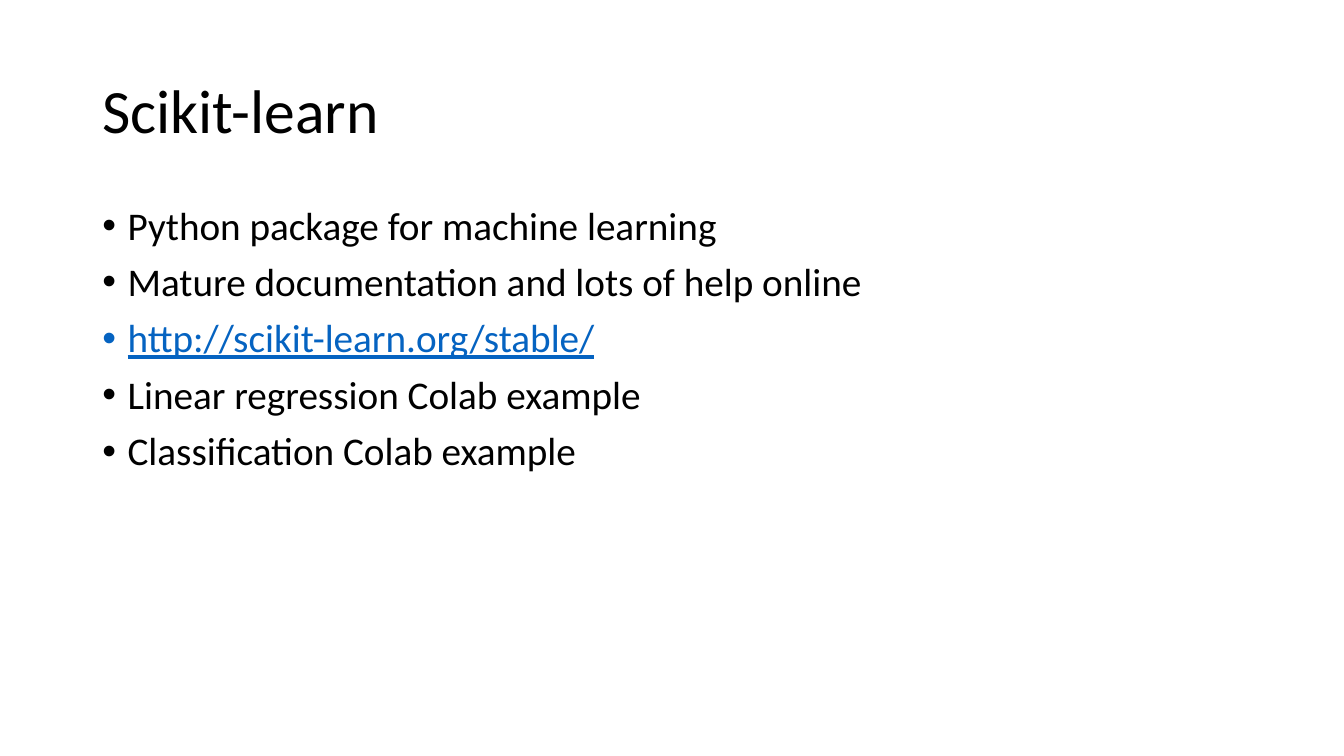
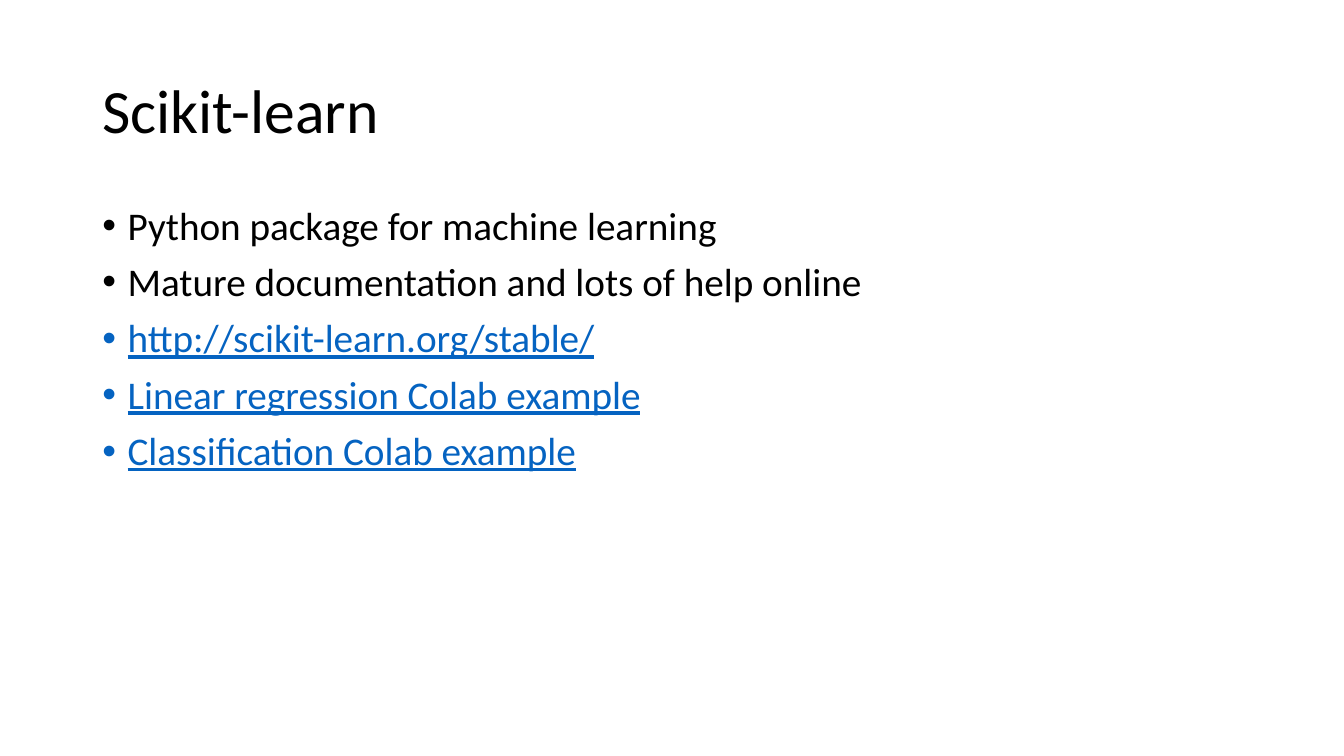
Before and after one commit to fborrasumh/intro, a slide deck: slide 13 of 2 - Types of ML/Types of ML.pptx (slide 12 before the commit). Drawn at 1344x756 pixels with LibreOffice and Linux fonts; fonts in the diff are those of the drawing. Boxes give left, top, right and bottom in pixels: in the first picture for what was removed or moved away, otherwise in the second. Text is boxed around its words. In the diff, an @@ line names an element or a change of style, - is before the commit and + after.

```diff
--- a/2 - Types of ML/Types of ML.pptx
+++ b/2 - Types of ML/Types of ML.pptx
@@ text at (128, 381, 640, 472): text colour #000000 to #0563C1, underline on in "Linear regression Colab example", "Classification Colab example" @@
```
Also in this commit, not shown: 1 other slide changed, 1 slide added.
